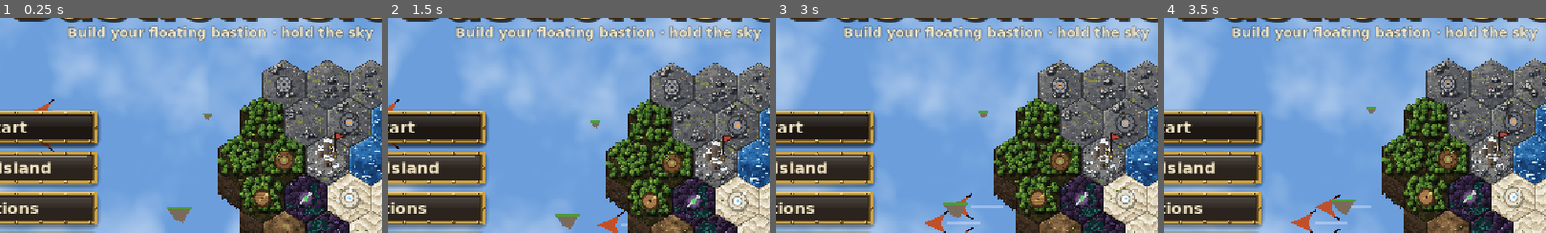
Above: before the commit, frames 1-4 (left to right).
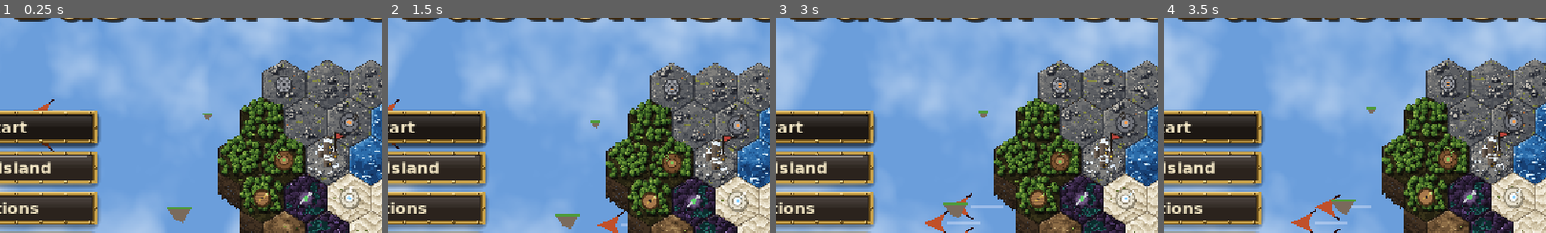
Above: after the commit, the same moments.

Repository: PfeiferSebastian/bastion-isles
Game: Godot game, scene res://scenes/ui/main_menu.tscn
The game is run twice, just before and just after one commit, with the same random seed, the same clock (stepped at 60 frames per second) and the same inputs.
Inputs:
- Up to frame 1 (0.25 s): no input
- Up to frame 2 (1.5 s): click "Options" at 0.5 s; click "Back" at 1.25 s
- Up to frame 3 (3 s): click "Start" at 2 s; click "Back" at 2.75 s
- Up to frame 4 (3.5 s): no input
The pictures show only the part of the screen within x 21-71%, y 17-67%; the shares and areas given below are measured in that part.

The runs differ from the first frame. In frame 1, 3.0% of the frame differs, in the area x 17-98%, y 3-12%; in frame 2, 3.0%; in frame 3, 3.0%; in frame 4, 3.0%.

Commit message:
Remove the tagline under the main menu title
Co-Authored-By: Claude Opus 5.5 <noreply@anthropic.com>

Diff:
--- a/scenes/ui/main_menu.tscn
+++ b/scenes/ui/main_menu.tscn
@@ -46,19 +46,6 @@
 grow_horizontal = 2
 theme_type_variation = &"TitleLabel"
 text = "Bastion Isles"
-horizontal_alignment = 1
-vertical_alignment = 1
-
-[node name="Tagline" type="Label" parent="."]
-unique_name_in_owner = true
-layout_mode = 1
-anchors_preset = 10
-anchor_right = 1.0
-offset_top = 118.0
-offset_bottom = 148.0
-grow_horizontal = 2
-theme_override_font_sizes/font_size = 20
-text = "Build your floating bastion · hold the sky"
 horizontal_alignment = 1
 vertical_alignment = 1
 
--- a/scripts/ui/main_menu.gd
+++ b/scripts/ui/main_menu.gd
@@ -1,5 +1,5 @@
 extends Control
-## Main menu: title and tagline at the top, Start / Edit Island / Options / Exit in a column
+## Main menu: the title at the top, Start / Edit Island / Options / Exit in a column
 ## on the left, the island (in the game's own tile art) floating on the right while enemy
 ## airship formations cross the cloud sky, all inside the steampunk frame. Start opens the mission select:
 ## numbered missions (1-1, 1-2 … 2-1 …), the endless mode below them and Back at the bottom.
@@ -8,7 +8,6 @@
 
 @onready var _island: Node2D = $Island
 @onready var _airships: Node2D = $Airships
-@onready var _tagline: Label = %Tagline
 @onready var _buttons: Control = $Buttons
 @onready var _start: Button = %Start
 @onready var _edit_island: Button = %EditIsland
@@ -113,7 +112,6 @@
 	_buttons.visible = not open
 	_island.visible = not open
 	_airships.visible = not open
-	_tagline.visible = not open
 	if open:
 		_missions_panel.reset_size()
 		_missions_panel.position = (size - _missions_panel.size) / 2.0 + Vector2(0, 40)
@@ -141,7 +139,6 @@
 func _show_options(open: bool) -> void:
 	_options_panel.visible = open
 	_buttons.visible = not open
-	_tagline.visible = not open
 	(_back if open else _start).grab_focus()
 
 
Not shown, changed: docs/GDD.md
